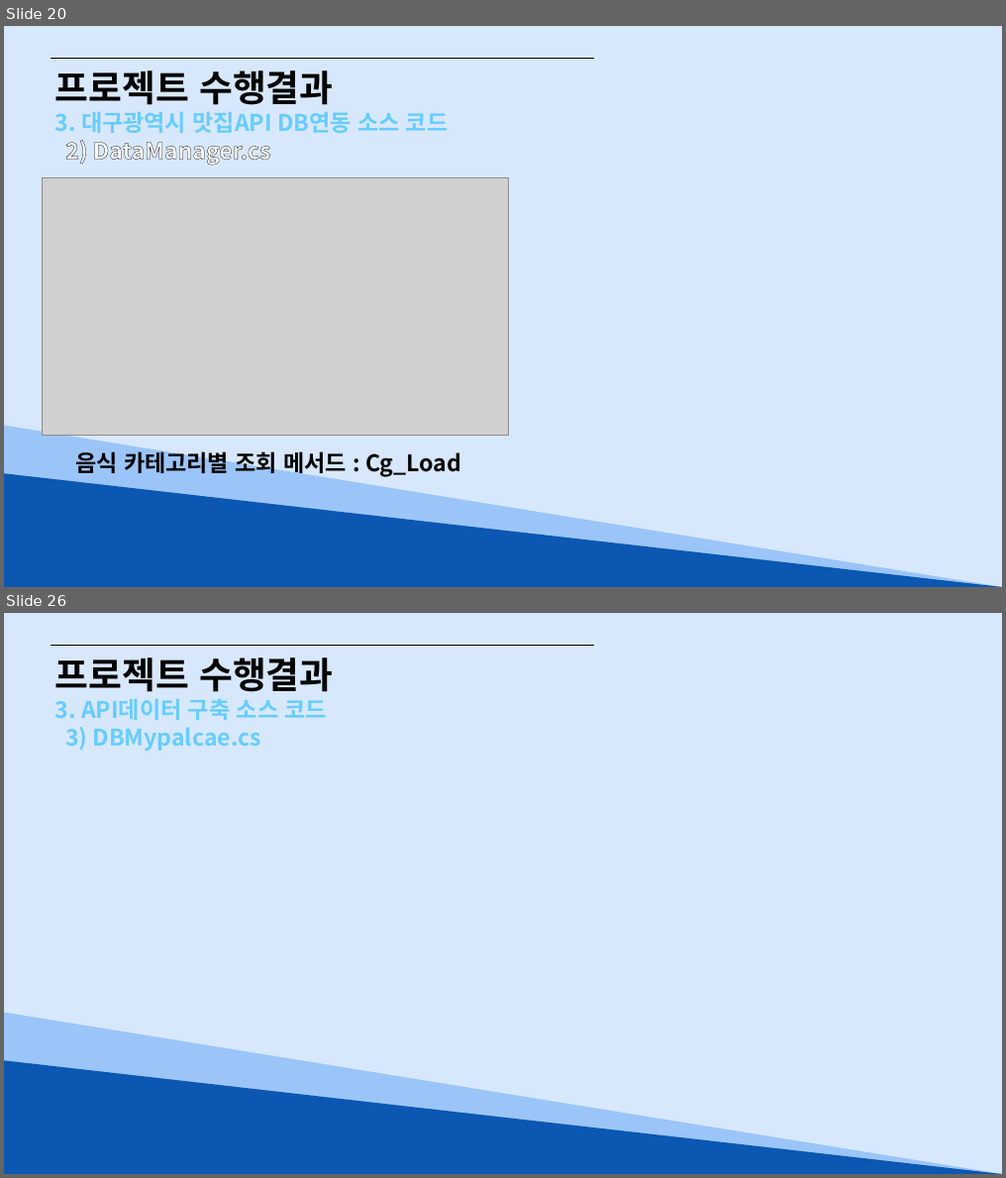
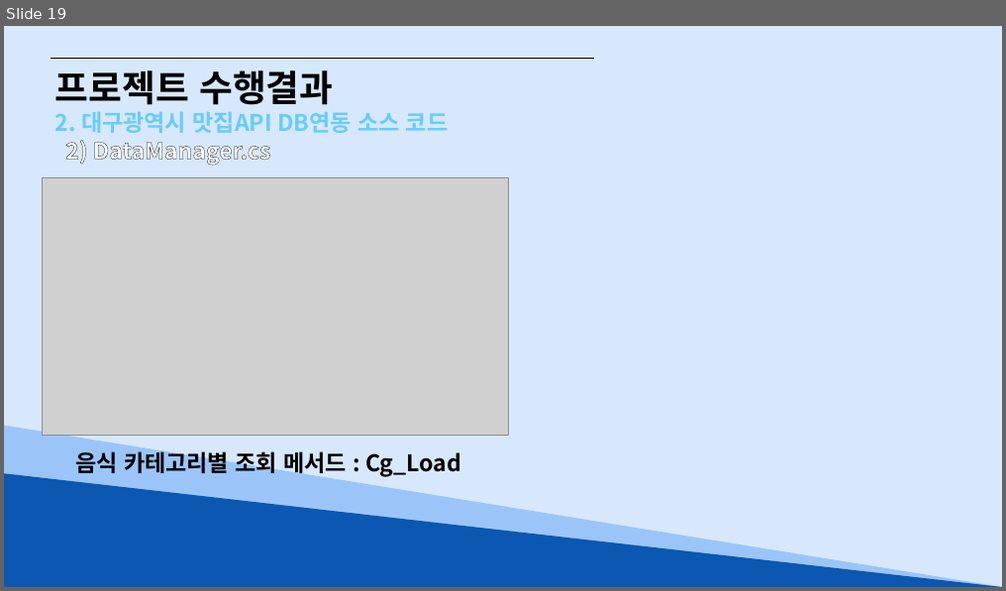
Before and after one commit to Hyno2/CSharpProject, a slide deck: 앉아써 팀(대구광역시 맛집데이터 조회시스템).pptx. Shown one above the other, each under a label of ours: slides 20 and 26 before the commit, slide 19 after it; the slides between them are not shown. The pictures are 1006x1178 and 1006x591 pixels, drawn with LibreOffice and Linux fonts; fonts in the diff are those of the drawing; grey boxes stand for pictures. Boxes give left, top, right and bottom in pixels: in the first picture for what was removed or moved away, otherwise in the second. Text is boxed around its words. In the diff, an @@ line names an element or a change of style, - is before the commit and + after.

```diff
--- a/앉아써 팀(대구광역시 맛집데이터 조회시스템).pptx
+++ b/앉아써 팀(대구광역시 맛집데이터 조회시스템).pptx
@@ slide 26 removed at <box>4,613,1002,1174</box>, background #FFFFFF; not listed: 1 template element that a slide beside it also shows @@
@@ line removed from (51, 646) to (594, 646) @@
@@ text removed at <box>55,658,333,692</box> @@
-프로젝트 수행결과
@@ text removed at <box>55,698,327,751</box> @@
-3. API데이터 구축 소스 코드
-3) DBMypalcae.cs
@@ right triangle removed at <box>4,1013,1002,1174</box> @@
@@ right triangle removed at <box>4,1060,1002,1174</box> @@
@@ what was slide 20 is now slide 19 @@
@@ slide 19 changed as well @@
@@ text at <box>55,111,448,133</box>: text changed @@
-3. 대구광역시 맛집API DB연동 소스 코드
+2. 대구광역시 맛집API DB연동 소스 코드
```
Also in this commit, not shown: 12 other slides changed, 3 slides added, 13 other slides removed, 2 other files.
